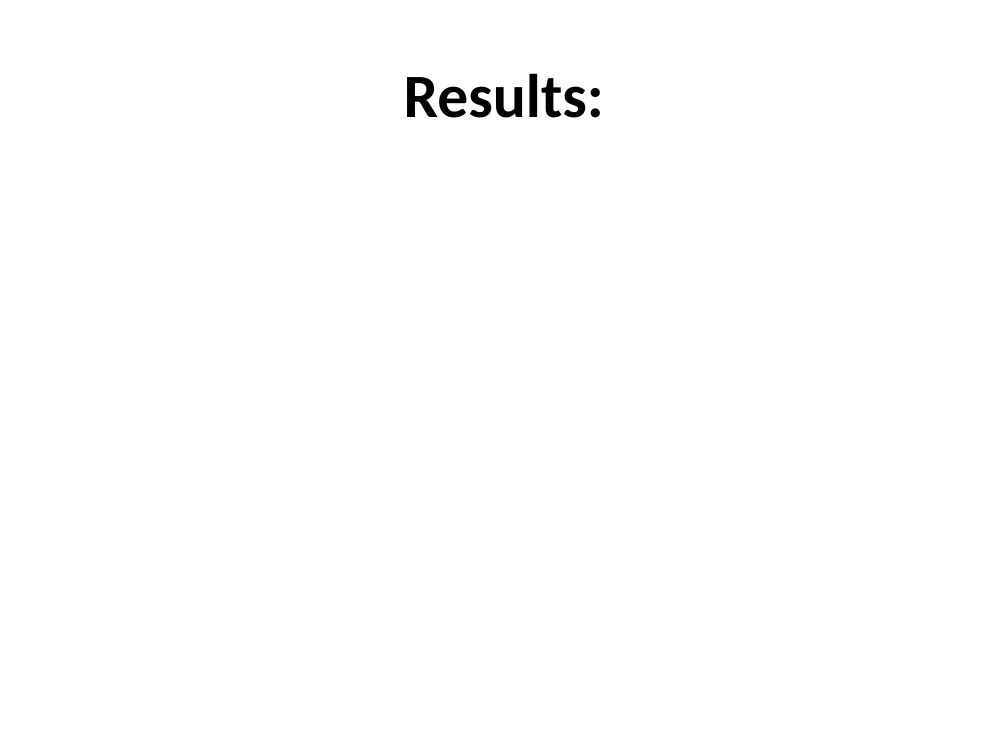
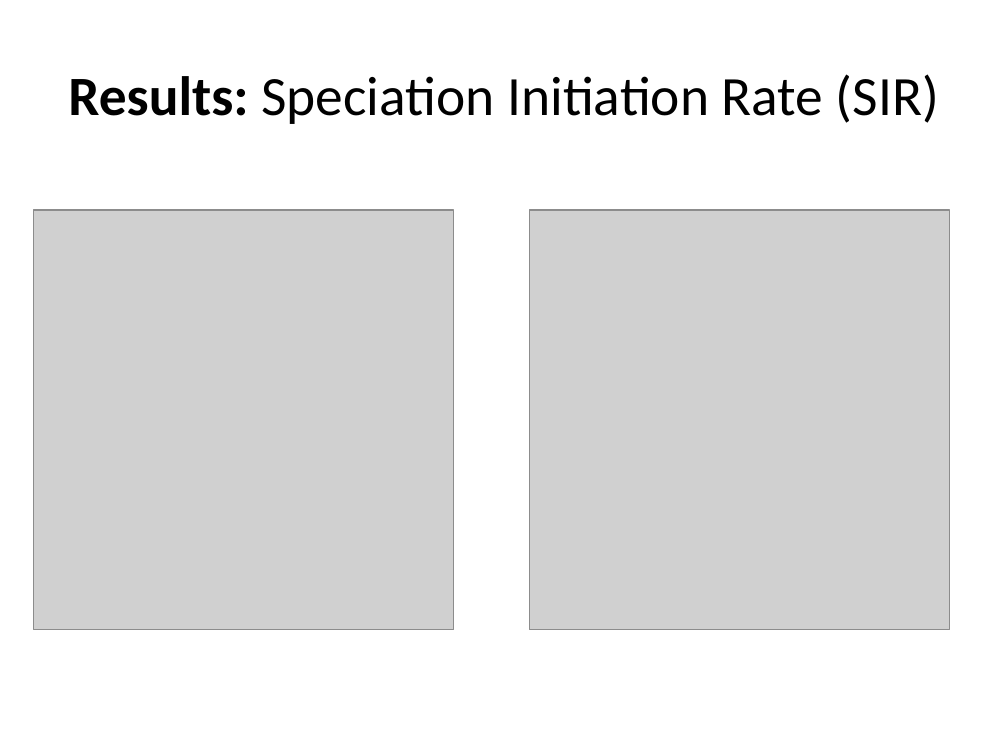
Before and after one commit to richelbilderbeek/Cer2016, a slide deck: slide 10 of doc/Cer2016_Femke Thon & Jolien Gay_V3.0.pptx. Drawn at 1008x756 pixels with LibreOffice and Linux fonts; fonts in the diff are those of the drawing; grey boxes stand for pictures; background and template pictures are left out. Boxes give left, top, right and bottom in pixels: in the first picture for what was removed or moved away, otherwise in the second. Text is boxed around its words. In the diff, an @@ line names an element or a change of style, - is before the commit and + after.

```diff
--- a/doc/Cer2016_Femke Thon & Jolien Gay_V3.0.pptx
+++ b/doc/Cer2016_Femke Thon & Jolien Gay_V3.0.pptx
@@ title at box(68, 74, 939, 124): text changed; size 44 to 39.6 pt; bold off @@
-Results:
+Results: Speciation Initiation Rate (SIR)
@@ picture added at box(33, 210, 454, 630) @@
@@ picture added at box(529, 210, 950, 630) @@
```
Also in this commit, not shown: 2 other slides changed, 3 other files.
